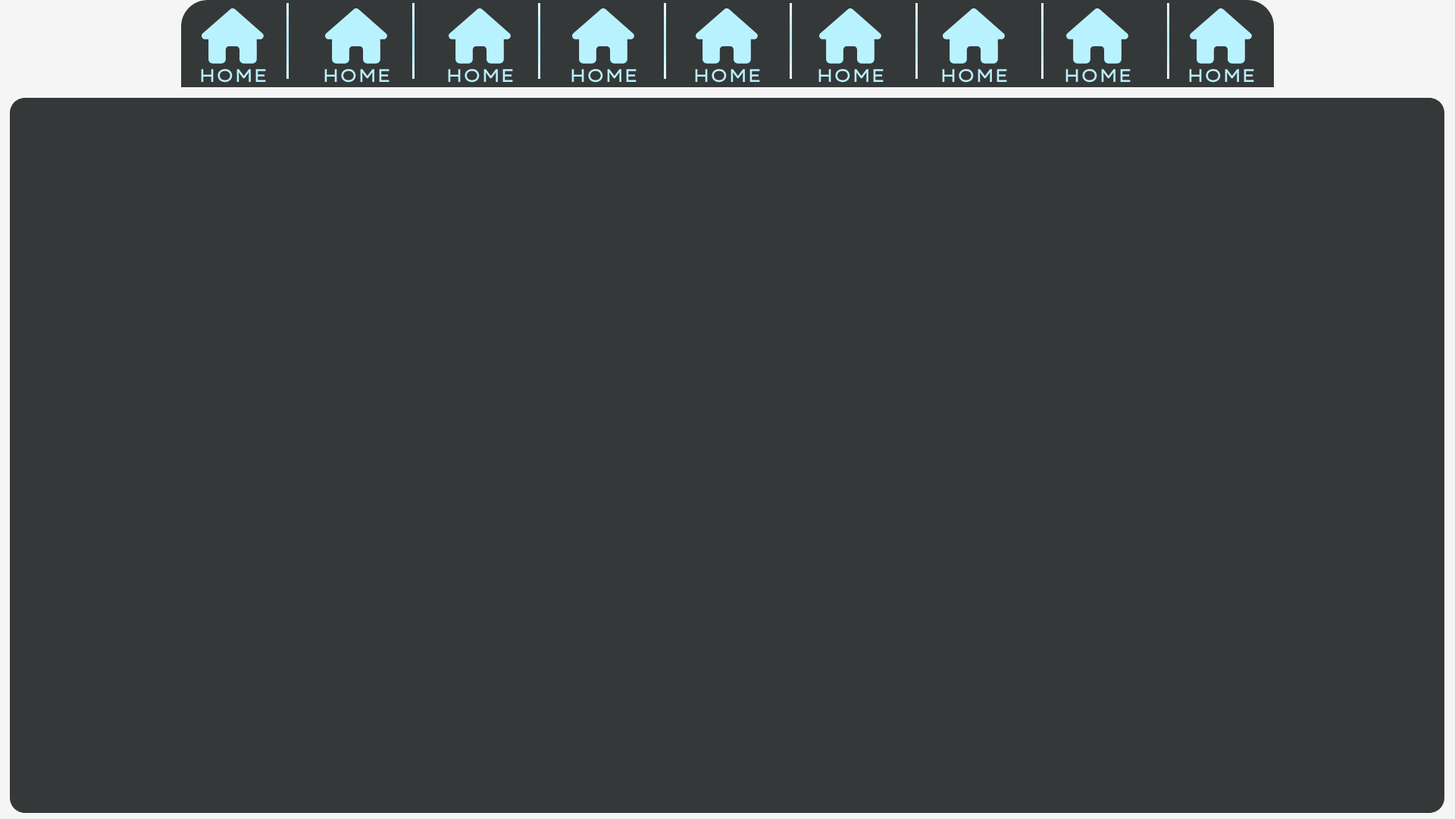
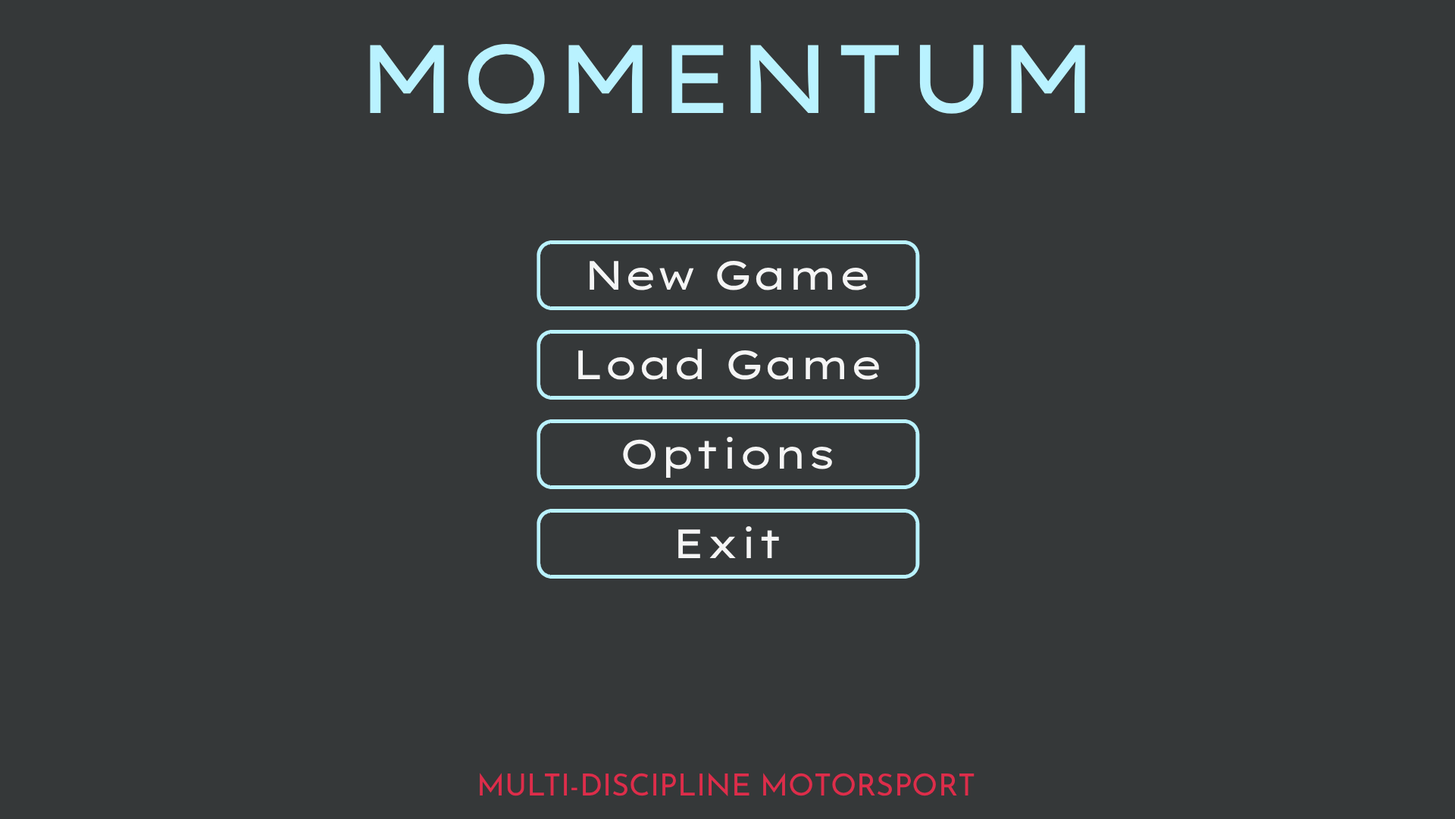
Two versions of the same layered image (1455 x 819). Layer-by-layer changes:
added layer "Subtitle" above "Title" over left=479, top=772, right=975, bottom=796
renamed "HOME" to "Title", moved it out of group "Button copy 7", painted on it over left=369, top=43, right=1131, bottom=115
removed group "Button copy 6" (2 layers) from group "Buttons" over left=942, top=68, right=1008, bottom=83
removed layer "HOME" (3rd of 9, in "Buttons" › "Button copy 6") from group "Button copy 6" over left=942, top=68, right=1008, bottom=83
removed group "Button copy 5" (2 layers) from group "Buttons" over left=818, top=68, right=884, bottom=83
removed layer "HOME" (4th of 9, in "Buttons" › "Button copy 5") from group "Button copy 5" over left=818, top=68, right=884, bottom=83
removed group "Button copy 4" (2 layers) from group "Buttons" over left=695, top=68, right=761, bottom=83
removed layer "HOME" (5th of 9, in "Buttons" › "Button copy 4") from group "Button copy 4" over left=695, top=68, right=761, bottom=83
removed group "Button copy 2" (2 layers) from group "Buttons" over left=447, top=68, right=514, bottom=83
removed layer "HOME" (7th of 9, in "Buttons" › "Button copy 2") from group "Button copy 2" over left=447, top=68, right=514, bottom=83
removed group "Button" (2 layers) from group "Buttons" over left=200, top=68, right=267, bottom=83
removed layer "HOME" (9th of 9, in "Buttons" › "Button") from group "Button" over left=200, top=68, right=267, bottom=83
added layer "Text" (1st of 4, in "Buttons") in group "Buttons" over left=589, top=260, right=868, bottom=291
added layer "Text" (2nd of 4, in "Buttons") in group "Buttons" over left=578, top=348, right=880, bottom=380
added layer "Text" (3rd of 4, in "Buttons") in group "Buttons" over left=623, top=436, right=833, bottom=478
added layer "Text" (4th of 4, in "Buttons") in group "Buttons" over left=678, top=526, right=780, bottom=558
…and 7 more changes (7 removed)
